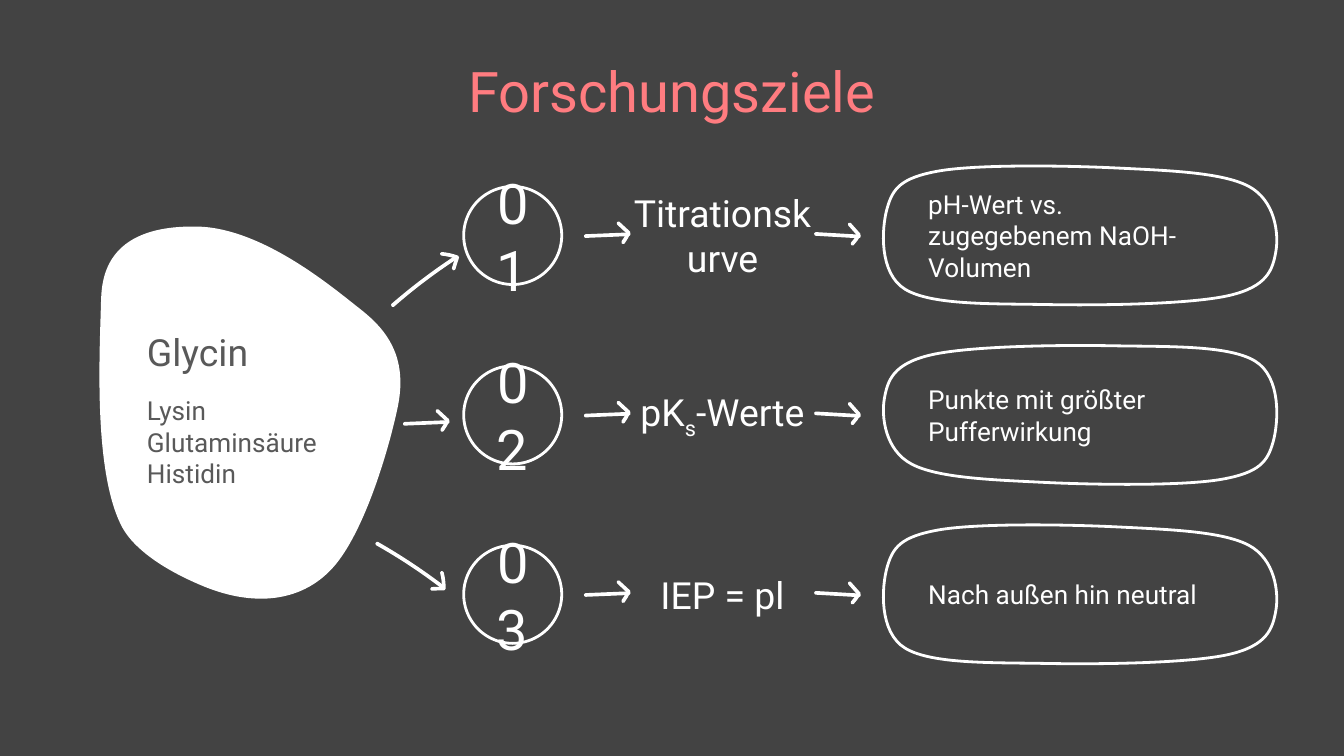
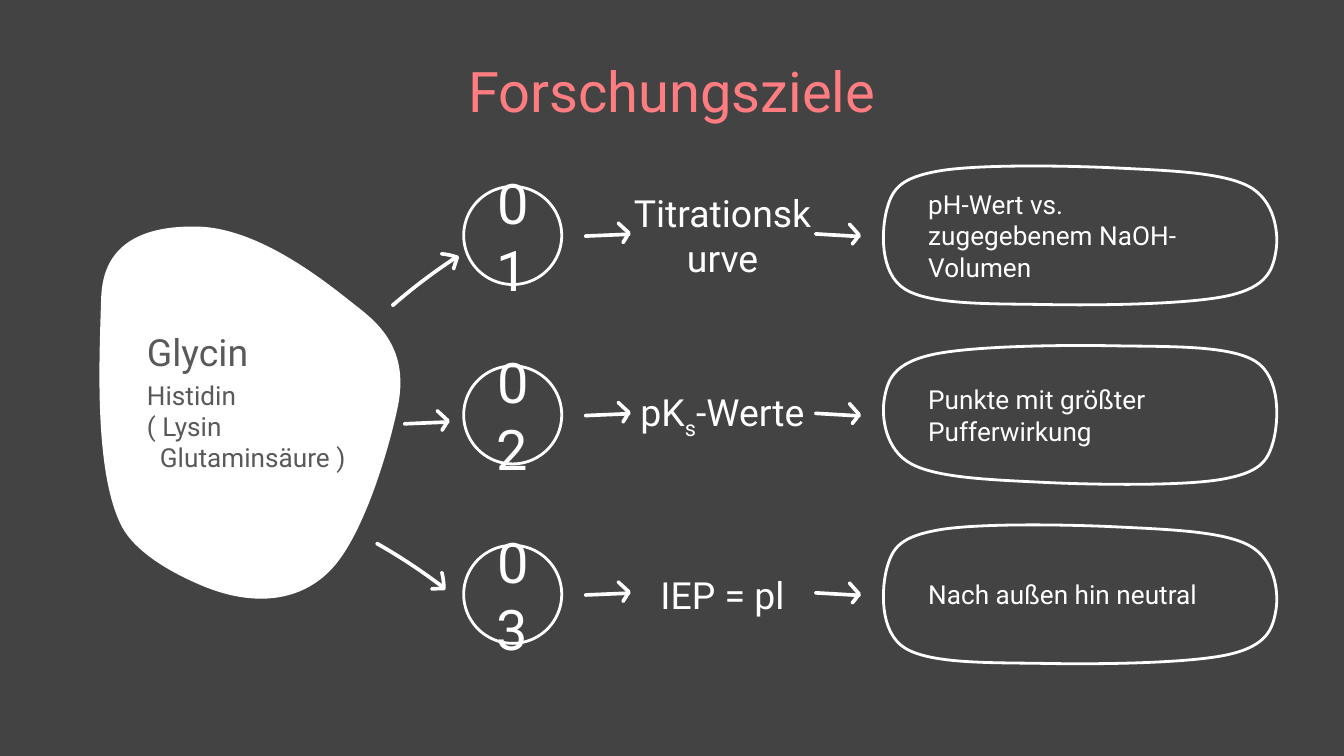
Before and after one commit to TimerErTim/bioinf.bio, a slide deck: slide 2 of sem-3_titration/presentation/BCH3_WS2025_GlycinTitration_Results.pptx. Drawn at 1344x756 pixels with LibreOffice and Linux fonts; fonts in the diff are those of the drawing. Boxes give left, top, right and bottom in pixels: in the first picture for what was removed or moved away, otherwise in the second. Text is boxed around its words. In the diff, an @@ line names an element or a change of style, - is before the commit and + after.

Commit message:
fix(titration): lowlight the undone AA goals

```diff
--- a/sem-3_titration/presentation/BCH3_WS2025_GlycinTitration_Results.pptx
+++ b/sem-3_titration/presentation/BCH3_WS2025_GlycinTitration_Results.pptx
@@ text at (x1=147, y1=401, x2=317, y2=452): paragraph removed @@
-Lysin
-Glutaminsäure
@@ text at (x1=160, y1=417, x2=330, y2=467): paragraph added @@
+( Lysin
+Glutaminsäure )
```
